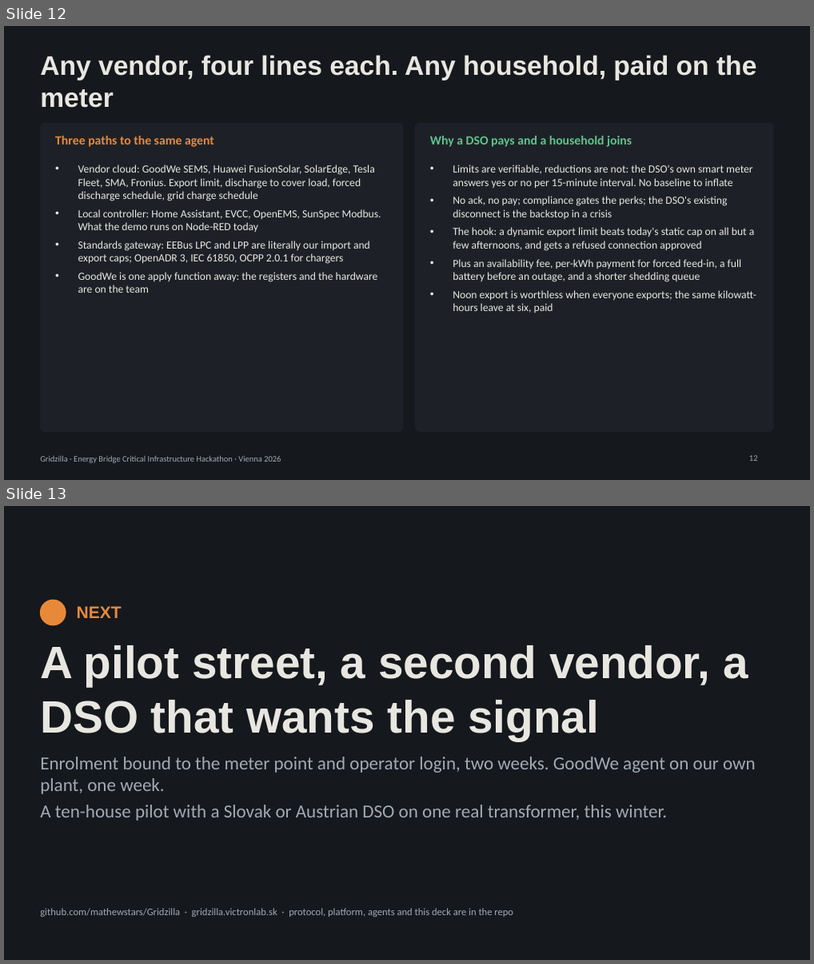
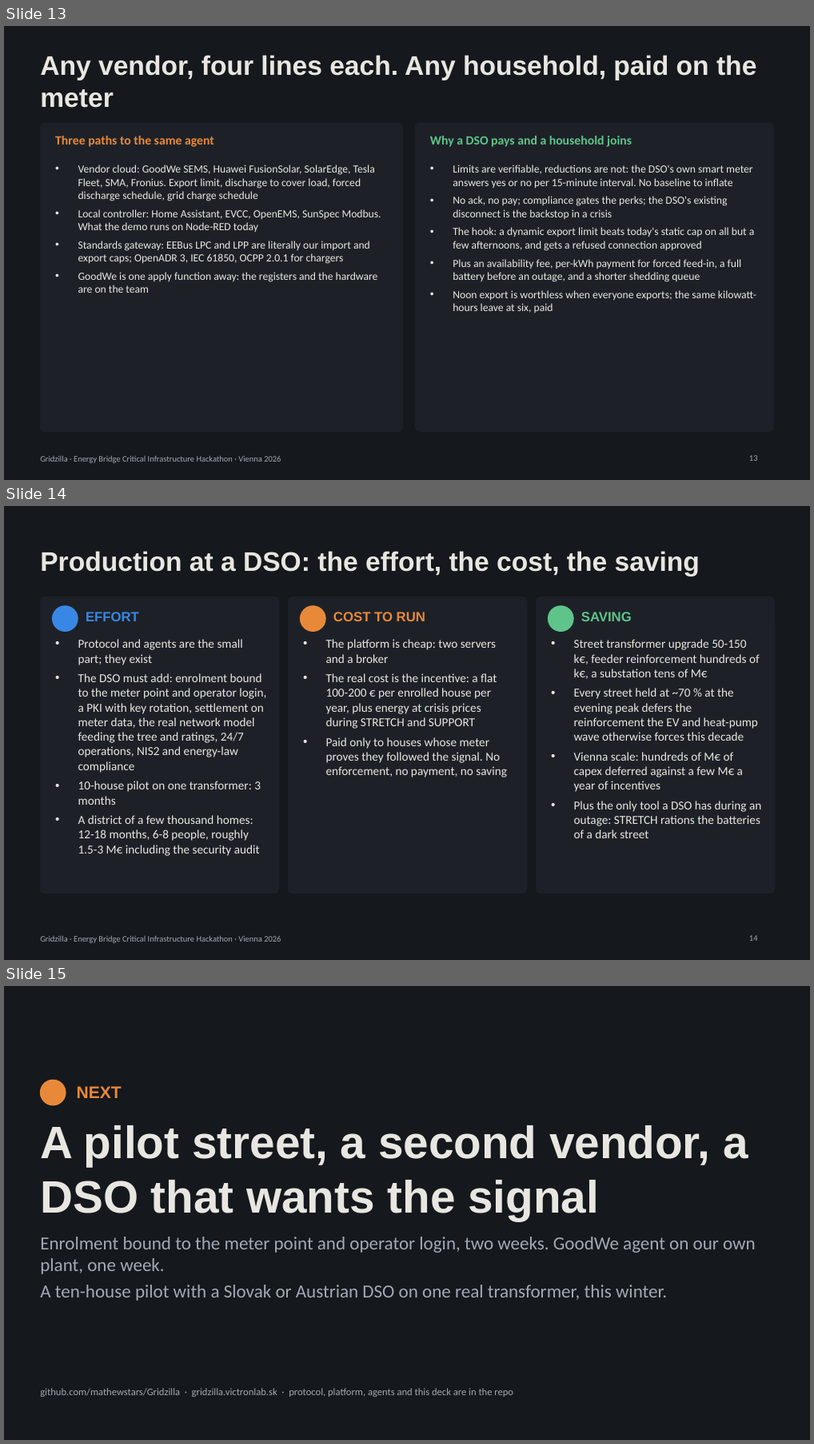
Before and after one commit to mathewstars/Gridzilla, a slide deck: docs/Gridzilla-pitch.pptx. Shown one above the other, each under a label of ours: slides 12 and 13 before the commit, slides 13, 14 and 15 after it. The pictures are 814x964 and 814x1444 pixels, drawn with LibreOffice and Linux fonts; fonts in the diff are those of the drawing. Boxes give left, top, right and bottom in pixels: in the first picture for what was removed or moved away, otherwise in the second. Text is boxed around its words. In the diff, an @@ line names an element or a change of style, - is before the commit and + after.

```diff
--- a/docs/Gridzilla-pitch.pptx
+++ b/docs/Gridzilla-pitch.pptx
@@ slide 14 added at [4,506,810,960], background #15181C; not listed: 1 template element that a slide beside it also shows @@
@@ title added at [40,551,700,576], 32 pt, text #E8E6E0, bold @@
+Production at a DSO: the effort, the cost, the saving
@@ rounded rectangle added at [40,596,279,893], fill #1D2127, outline #1D2127 0.75 pt @@
@@ rounded rectangle added at [288,596,527,893], fill #1D2127, outline #1D2127 0.75 pt @@
@@ rounded rectangle added at [536,596,775,893], fill #1D2127, outline #1D2127 0.75 pt @@
@@ ellipse added at [52,606,78,632], fill #3987E5, outline #3987E5 1 pt @@
@@ text added at [86,612,139,621], 16 pt, text #3987E5, bold @@
+EFFORT
@@ ellipse added at [301,606,326,632], fill #E8893A, outline #E8893A 1 pt @@
@@ text added at [334,612,426,621], 16 pt, text #E8893A, bold @@
+COST TO RUN
@@ ellipse added at [549,606,574,632], fill #5FC48A, outline #5FC48A 1 pt @@
@@ text added at [582,612,632,621], 16 pt, text #5FC48A, bold @@
+SAVING
@@ text added at [78,639,266,856], 14.5 pt, text #E8E6E0 @@
+• Protocol and agents are the small part; they exist
+• The DSO must add: enrolment bound to the meter point and operator login, a PKI with key rotation, settlement on meter data, the real network model feeding the tree and ratings, 24/7 operations, NIS2 and energy-law compliance
+• 10-house pilot on one transformer: 3 months
+• A district of a few thousand homes: 12-18 months, 6-8 people, roughly 1.5-3 M€ including the security audit
@@ text added at [326,639,507,777], 14.5 pt, text #E8E6E0 @@
+• The platform is cheap: two servers and a broker
+• The real cost is the incentive: a flat 100-200 € per enrolled house per year, plus energy at crisis prices during STRETCH and SUPPORT
+• Paid only to houses whose meter proves they followed the signal. No enforcement, no payment, no saving
@@ text added at [574,639,762,838], 14.5 pt, text #E8E6E0 @@
+• Street transformer upgrade 50-150 k€, feeder reinforcement hundreds of k€, a substation tens of M€
+• Every street held at ~70 % at the evening peak defers the reinforcement the EV and heat-pump wave otherwise forces this decade
+• Vienna scale: hundreds of M€ of capex deferred against a few M€ a year of incentives
+• Plus the only tool a DSO has during an outage: STRETCH rations the batteries of a dark street
@@ page number added at [750,935,758,940], 10 pt, text #A2A9B3 @@
+14
@@ what was slide 12 is now slide 13 @@
@@ what was slide 13 is now slide 15 @@
```
Also in this commit, not shown: 1 slide changed, 1 other slide added, 1 other file.
